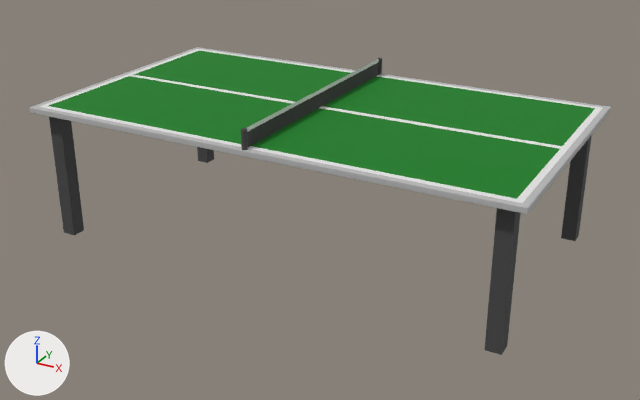
Two versions of the OBJ model core/assets/models/table/table.obj, one commit apart.
The view is the same before and after, from a camera (50 mm lens) standing at (2.21, -4.02, 2.22) and looking at (0.04, -0.08, 0.25). Lighting does not change. The marker at lower left points along +X, +Y and +Z. Where no turn or scale is listed for an object, it has been applied to the vertices.

In view in the first picture: 'Box001_Untitled.003', 'Box002_Untitled.002', 'Box003_Untitled.004', 'Box004_Untitled.016', 'Box005_Untitled.009', 'Plane001_Untitled.015'.
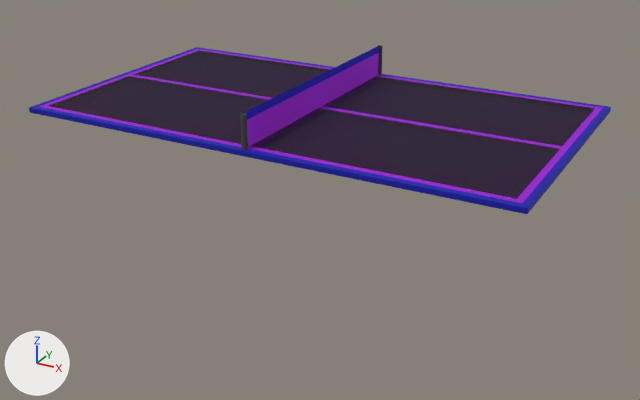
The newer file is also turned or shifted as a whole; pictures and numbers use the older file's frame.

Where the change shows, as pixel boxes (x1, y1, x2, y2) in the pictures (640 x 400 px):
'Box001_Untitled.003', recoloured (green to purple)
    both: (29, 47, 611, 214)
'Plane001_Untitled.015', recoloured, reshaped (black to purple, 16% taller)
    before: (247, 59, 379, 147)
    after: (243, 45, 380, 147)
'Box004_Untitled.016', deleted
    before: (484, 208, 520, 355)
'Box005_Untitled.009', deleted
    before: (49, 117, 84, 235)
'Box003_Untitled.004', deleted
    before: (561, 135, 592, 241)
'Box002_Untitled.002', deleted
    before: (197, 147, 214, 163)

Diff of the bpy script that builds the scene:
```diff
--- a/core/assets/models/table/table.obj.py
+++ b/core/assets/models/table/table.obj.py
@@ mat_material__25 @@
 mat_material__25 = principled_material('Material_#25')
-mat_material__25.base_color = (0.0, 0.204, 0.00941)  # green #007d18
+mat_material__25.base_color = (0.0, 0.0, 0.0)  # black #000000
 mat_material__25.roughness = 0.817
@@ mat_material__26 @@
 mat_material__26 = principled_material('Material_#26')
-mat_material__26.base_color = (0.8, 0.8, 0.8)  # white #e7e7e7
+mat_material__26.base_color = (0.319, 0.0, 0.64)  # purple #9900d1
 mat_material__26.roughness = 0.757
@@ mat_material__36 @@
 mat_material__36 = principled_material('Material_#36')
-mat_material__36.base_color = (0.48, 0.48, 0.48)  # grey #b8b8b8
+mat_material__36.base_color = (0.0, 0.00231, 0.384)  # blue #0008a7
 mat_material__36.roughness = 0.693
@@ mat_material__37 @@
 mat_material__37 = principled_material('Material_#37')
-mat_material__37.base_color = (0.715, 0.715, 0.715)  # light grey #dcdcdc
+mat_material__37.base_color = (0.00963, 0.0, 0.572)  # blue #1900c7
 mat_material__37.roughness = 0.875
@@ mat_material__38 @@
 mat_material__38 = principled_material('Material_#38')
-mat_material__38.base_color = (0.0471, 0.0471, 0.0471)  # black #3d3d3d
+mat_material__38.base_color = (0.398, 0.0, 0.8)  # purple #a900e7
 mat_material__38.roughness = 0.86
@@ me_plane001_untitled_015 @@
 me_plane001_untitled_015.from_pydata(...)  # 6 vertices, 2 faces; spans x 0.0, y -0.74..0.74, z 0.76..0.86
 # used by ob_plane001_untitled_015; location = (0.0, 0.0, 0.0)
 # verts and faces of me_plane001_untitled_015; kept vertices keep their numbers, new ones are numbered from 6
 # before: 0 (0.0, 0.74, 0.76), 1 (0.0, -0.74, 0.76), 2 (0.0, 0.74, 0.86) at pixel (379, 58), 3 (0.0, -0.74, 0.86) at pixel (244, 128), 4 (0.0, 0.74, 0.838)
 # before: 5 (0.0, -0.74, 0.838)
+# me_plane001_untitled_015 part 1
+delete_vertices([*range(0, 6)])  # with the faces that use them
+verts[6] = (0.0, -0.74, 0.939)  # pixel (243, 112)
+verts[7] = (0.0, -0.74, 0.897)
+verts[8] = (0.0, -0.74, 0.742)
+for new, old in zip([9, 10, 11], [6, 7, 8]): verts[new] = verts[old] + (0.0, 1.48, 0.0)
+faces += [(6, 7, 10), (6, 10, 9)]  # mat_material__37 (blue #1900c7)
+faces += [(7, 8, 11), (7, 11, 10)]  # mat_material__38 (purple #a900e7)
 me_plane001_untitled_015.materials.append(mat_material__37)
@@ ob_box002_untitled_002 @@
-ob_box002_untitled_002 = bpy.data.objects.new('Box002_Untitled.002', me_box002_untitled_002)
-ob_box002_untitled_002.location = (0.0, 0.0, 0.0)
@@ ob_box003_untitled_004 @@
-ob_box003_untitled_004 = bpy.data.objects.new('Box003_Untitled.004', me_box003_untitled_004)
-ob_box003_untitled_004.location = (0.0, 0.0, 0.0)
@@ ob_box004_untitled_016 @@
-ob_box004_untitled_016 = bpy.data.objects.new('Box004_Untitled.016', me_box004_untitled_016)
-ob_box004_untitled_016.location = (0.0, 0.0, 0.0)
@@ ob_box005_untitled_009 @@
-ob_box005_untitled_009 = bpy.data.objects.new('Box005_Untitled.009', me_box005_untitled_009)
-ob_box005_untitled_009.location = (0.0, 0.0, 0.0)
```
